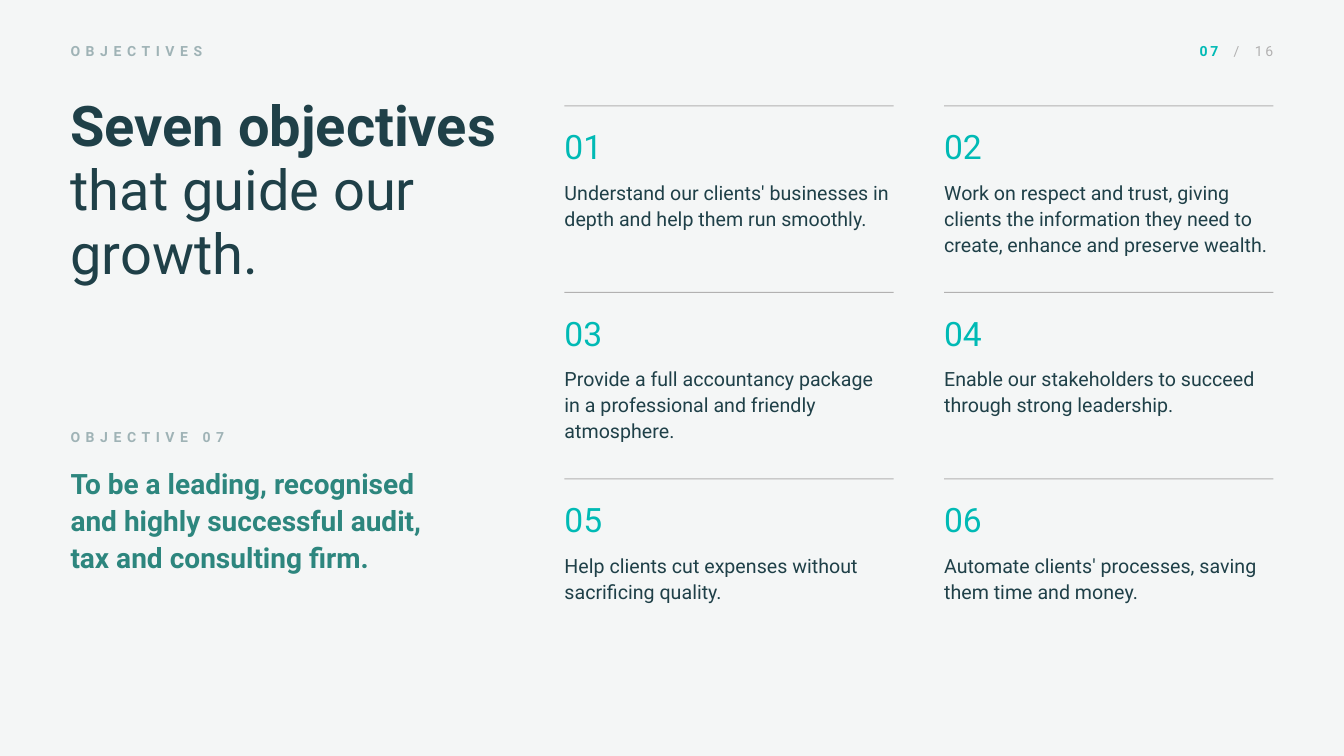
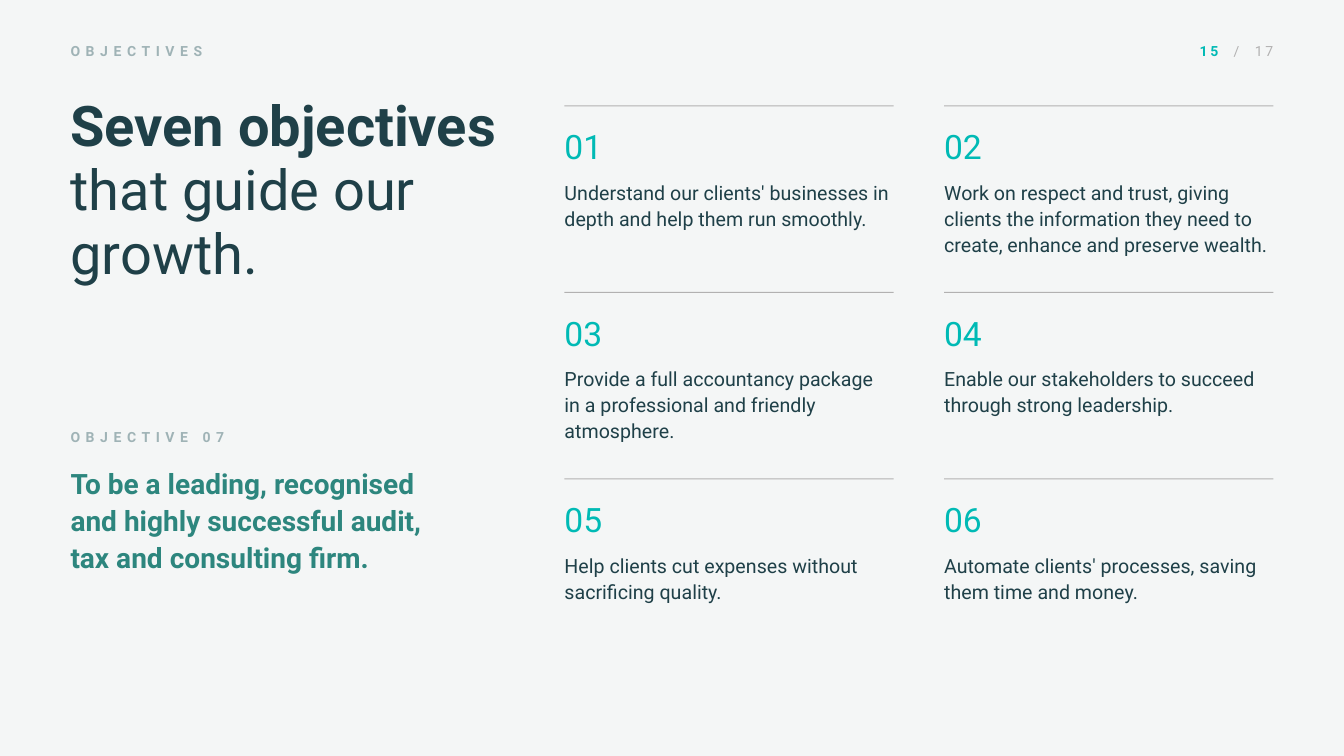
Before and after one commit to khaledsaifelnasr-afk/khsaif-content-studio, a slide deck: slide 15 of Profiles/al-suwaidi-2026/Al-Suwaidi-Company-Profile-2026-Noir.pptx (slide 7 before the commit). Drawn at 1344x756 pixels with LibreOffice and Linux fonts; fonts in the diff are those of the drawing. Boxes give left, top, right and bottom in pixels: in the first picture for what was removed or moved away, otherwise in the second. Text is boxed around its words. In the diff, an @@ line names an element or a change of style, - is before the commit and + after.

```diff
--- a/Profiles/al-suwaidi-2026/Al-Suwaidi-Company-Profile-2026-Noir.pptx
+++ b/Profiles/al-suwaidi-2026/Al-Suwaidi-Company-Profile-2026-Noir.pptx
@@ text at [1200, 46, 1274, 56]: text changed @@
-07 / 16
+15 / 17
```
Also in this commit, not shown: 15 other slides changed, 1 slide added, 1 other file.
